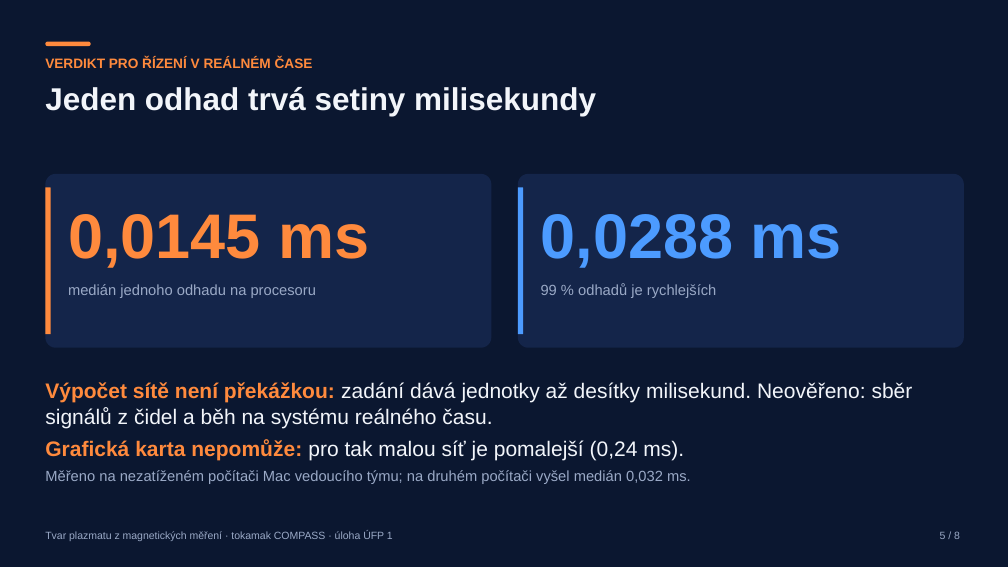
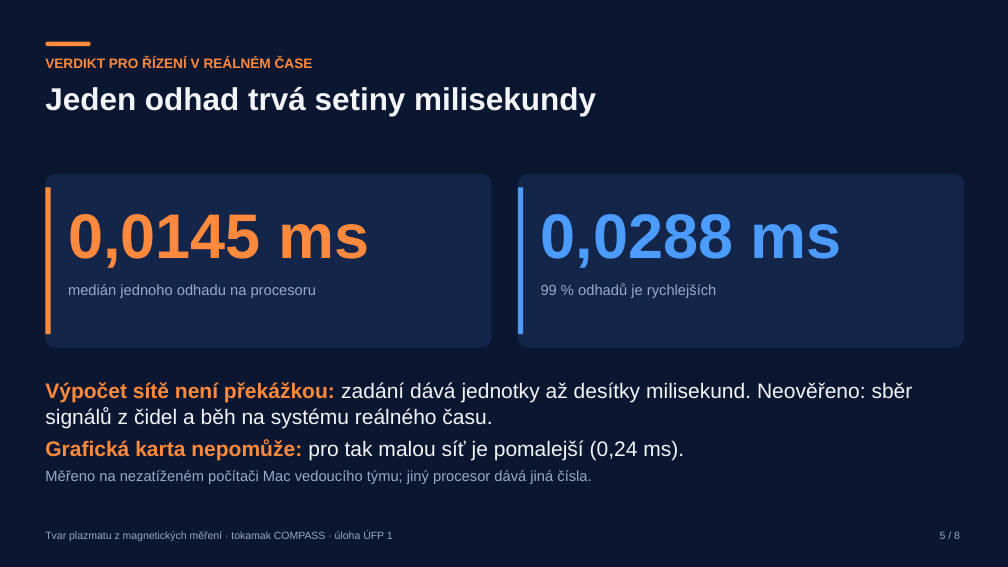
Before and after one commit to mschiller890/hackathon, a slide deck: slide 10 of presentation/deck/slides.pptx. Drawn at 1008x567 pixels with LibreOffice and Linux fonts; fonts in the diff are those of the drawing; background and template pictures are left out. Boxes give left, top, right and bottom in pixels: in the first picture for what was removed or moved away, otherwise in the second. Text is boxed around its words. In the diff, an @@ line names an element or a change of style, - is before the commit and + after.

```diff
--- a/presentation/deck/slides.pptx
+++ b/presentation/deck/slides.pptx
@@ text at [45,470,591,484]: text changed @@
-Měřeno na nezatíženém počítači Mac vedoucího týmu; na druhém počítači vyšel medián 0,032 ms.
+Měřeno na nezatíženém počítači Mac vedoucího týmu; jiný procesor dává jiná čísla.
```
Also in this commit, not shown: 1 other file.
